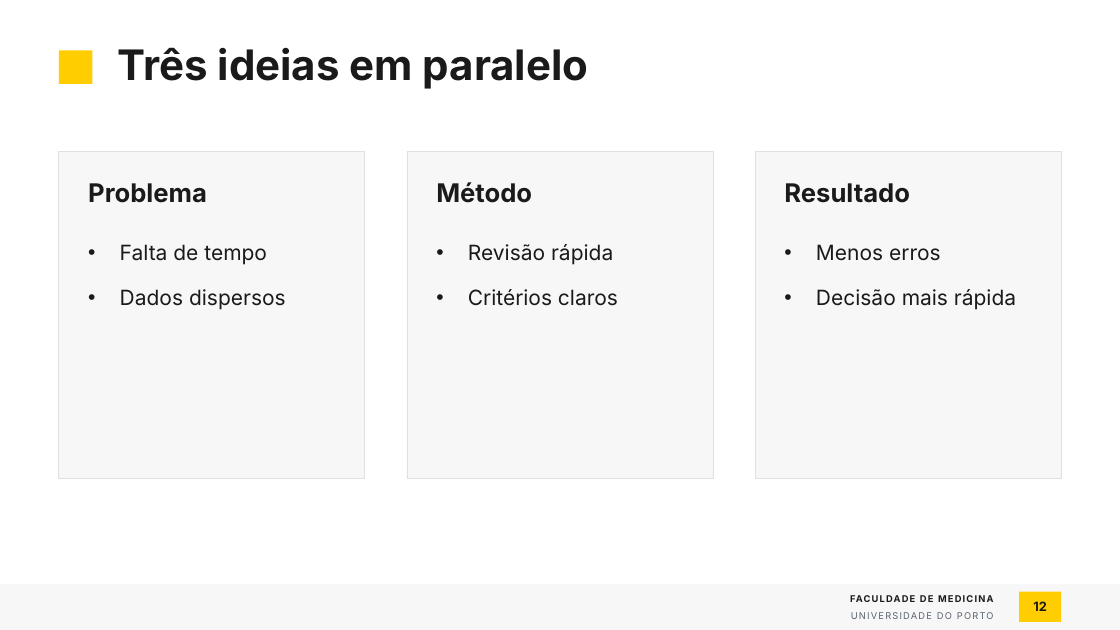
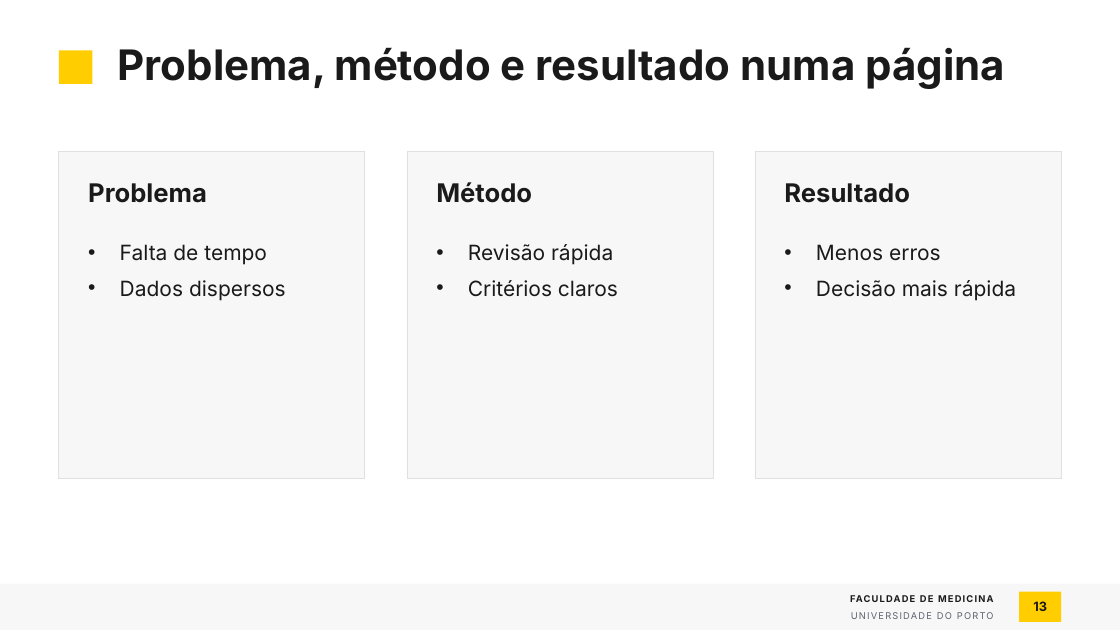
Before and after one commit to tiagojct/quarto-fmup, a slide deck: slide 13 of pptx/fmup-exemplo.pptx (slide 12 before the commit). Drawn at 1120x630 pixels with LibreOffice and Linux fonts; fonts in the diff are those of the drawing; background and template pictures are left out. Boxes give left, top, right and bottom in pixels: in the first picture for what was removed or moved away, otherwise in the second. Text is boxed around its words. In the diff, an @@ line names an element or a change of style, - is before the commit and + after.

```diff
--- a/pptx/fmup-exemplo.pptx
+++ b/pptx/fmup-exemplo.pptx
@@ title at (x1=118, y1=47, x2=1005, y2=89): text changed @@
-Três ideias em paralelo
+Problema, método e resultado numa página
@@ less space between paragraphs in 3 elements at (x1=120, y1=244, x2=286, y2=301), (x1=468, y1=244, x2=618, y2=297), (x1=816, y1=244, x2=1016, y2=301) @@
@@ page number at (x1=1033, y1=601, x2=1047, y2=611): text changed @@
-12
+13
```
Also in this commit, not shown: 9 other slides changed, 8 slides added, 2 slides removed, 5 other files.
